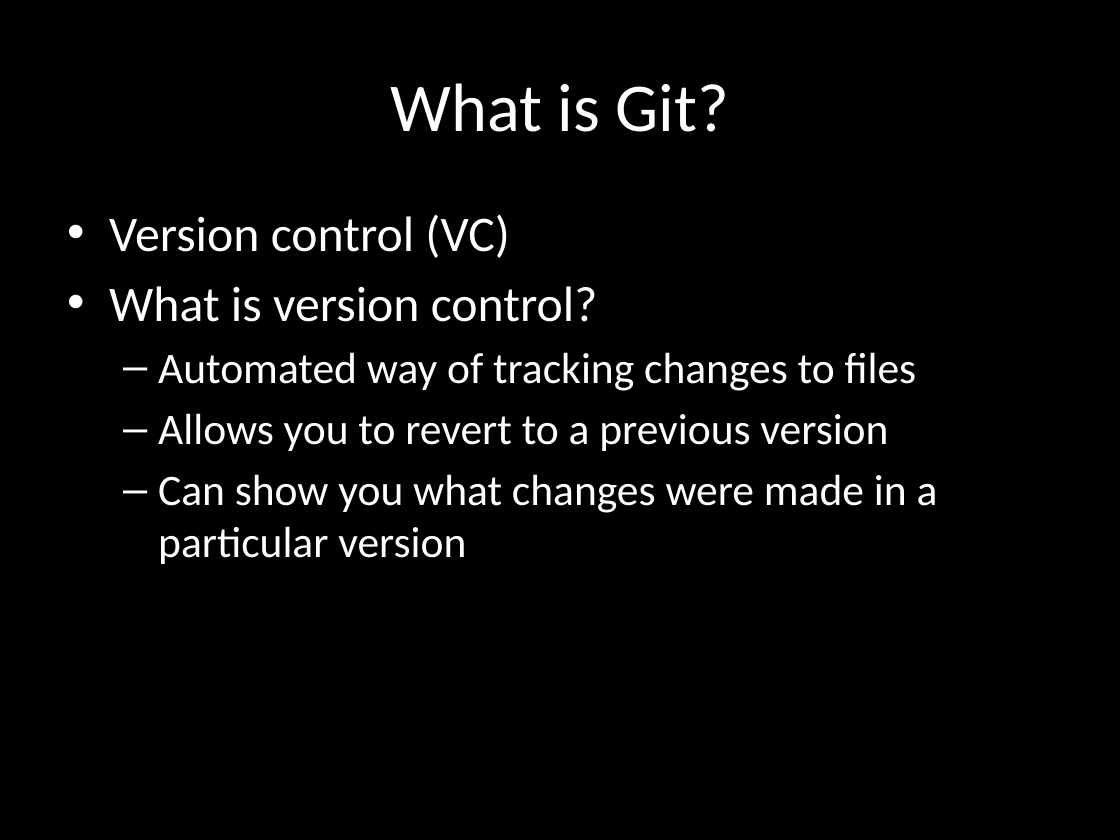
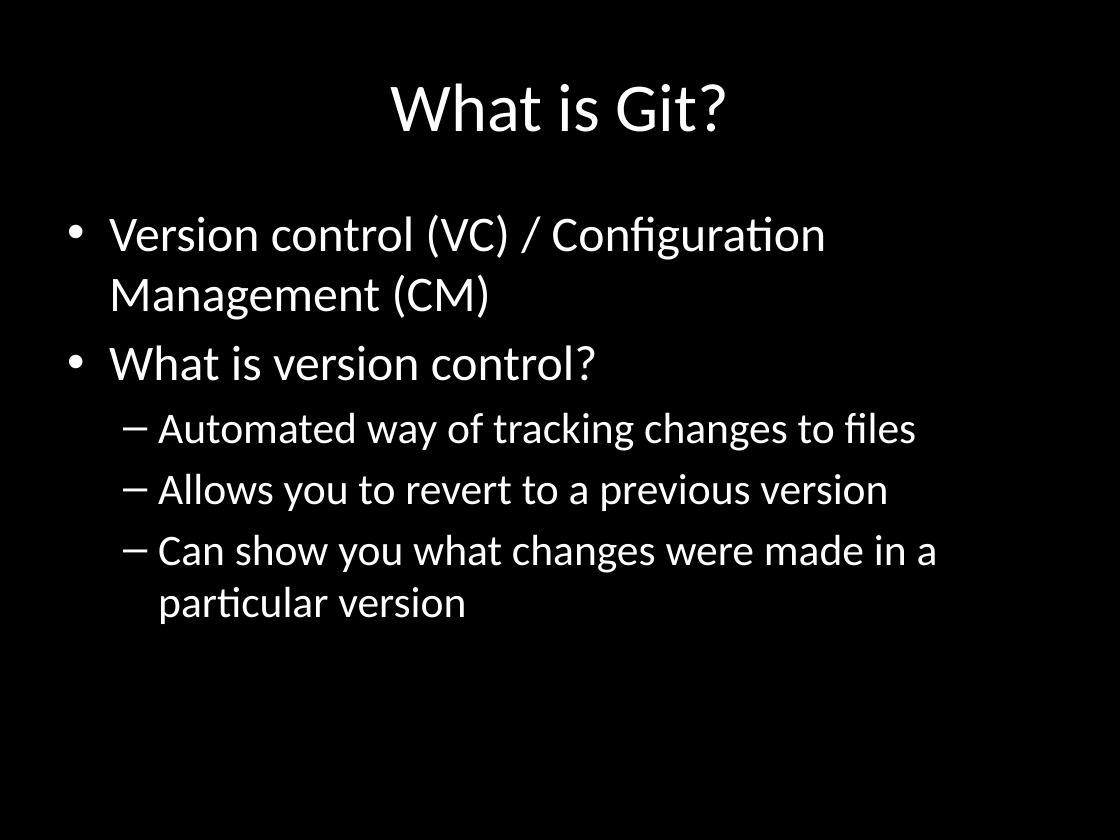
Before and after one commit to carlosgj/FRC-Training, a slide deck: slide 2 of Intro to Git.pptx. Drawn at 1120x840 pixels with LibreOffice and Linux fonts; fonts in the diff are those of the drawing; background and template pictures are left out. Boxes give left, top, right and bottom in pixels: in the first picture for what was removed or moved away, otherwise in the second. Text is boxed around its words. In the diff, an @@ line names an element or a change of style, - is before the commit and + after.

```diff
--- a/Intro to Git.pptx
+++ b/Intro to Git.pptx
@@ text at (x1=109, y1=214, x2=826, y2=320): text changed @@
-• Version control (VC)
+• Version control (VC) / Configuration Management (CM)
```
Also in this commit, not shown: 6 other slides changed, 4 other files.
